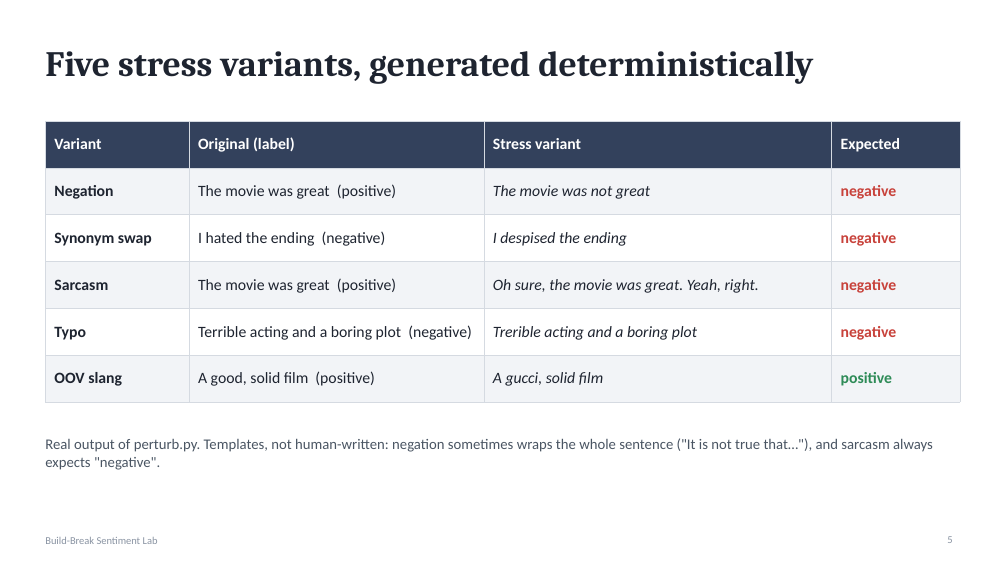
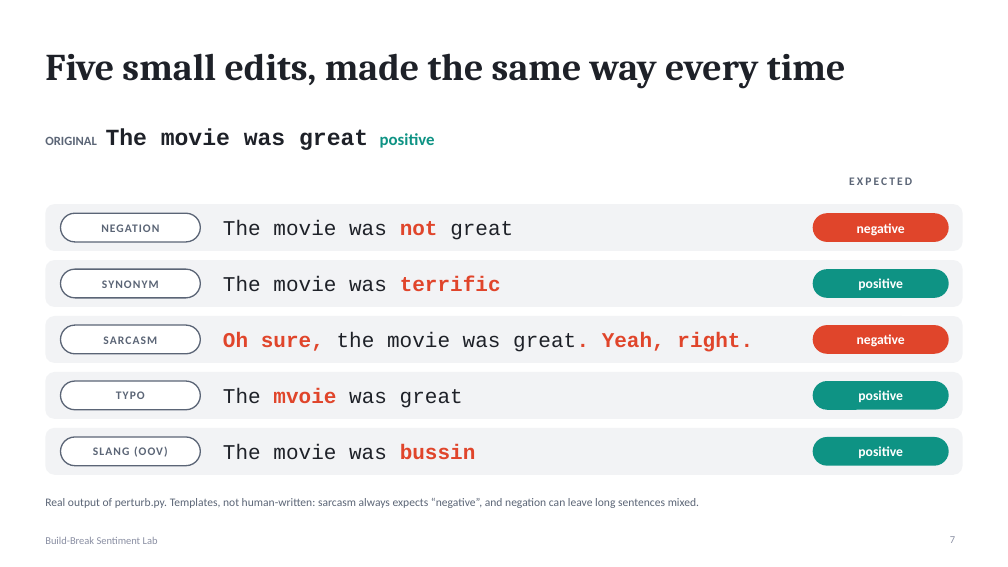
Before and after one commit to Vaiditya2207/build-break-sentiment-lab, a slide deck: slide 7 of docs/slides.pptx (slide 5 before the commit). Drawn at 1008x567 pixels with LibreOffice and Linux fonts; fonts in the diff are those of the drawing. Boxes give left, top, right and bottom in pixels: in the first picture for what was removed or moved away, otherwise in the second. Text is boxed around its words. In the diff, an @@ line names an element or a change of style, - is before the commit and + after.

```diff
--- a/docs/slides.pptx
+++ b/docs/slides.pptx
@@ title removed at box(45, 51, 813, 84) @@
-Five stress variants, generated deterministically
@@ title added at box(45, 53, 846, 89), 36 pt, text #1E2128, bold @@
+Five small edits, made the same way every time
@@ table removed at box(45, 121, 960, 390), 6 rows, 4 columns @@
-Variant | Original (label) | Stress variant | Expected
-Negation | The movie was great (positive) | The movie was not great | negative
-Synonym swap | I hated the ending (negative) | I despised the ending | negative
-Sarcasm | The movie was great (positive) | Oh sure, the movie was great. Yeah, right. | negative
-Typo | Terrible acting and a boring plot (negative) | Trerible acting and a boring plot | negative
-OOV slang | A good, solid film (positive) | A gucci, solid film | positive
@@ text added at box(45, 128, 435, 150), 22 pt, text #1E2128, bold @@
+ORIGINAL The movie was great positive
@@ text added at box(849, 177, 912, 185), 11 pt, text #5B6576, bold @@
+EXPECTED
@@ rounded rectangle added at box(45, 204, 963, 251), fill #F2F3F5 @@
@@ rounded rectangle added at box(60, 213, 200, 242), fill #FFFFFF, outline #5B6576 1.25 pt, 11 pt, text #5B6576, bold @@
+NEGATION
@@ text added at box(223, 220, 513, 240), 20 pt, text #1E2128 @@
+The movie was not great
@@ rounded rectangle added at box(813, 213, 949, 242), fill #E0452B, 13 pt, text #FFFFFF, bold @@
+negative
@@ rounded rectangle added at box(45, 260, 963, 307), fill #F2F3F5 @@
@@ rounded rectangle added at box(60, 269, 200, 298), fill #FFFFFF, outline #5B6576 1.25 pt, 11 pt, text #5B6576, bold @@
+SYNONYM
@@ rounded rectangle added at box(813, 269, 949, 298), fill #0E9384, 13 pt, text #FFFFFF, bold @@
+positive
@@ text added at box(223, 276, 501, 291), 20 pt, text #1E2128 @@
+The movie was terrific
@@ rounded rectangle added at box(45, 316, 963, 363), fill #F2F3F5 @@
@@ rounded rectangle added at box(60, 325, 200, 354), fill #FFFFFF, outline #5B6576 1.25 pt, 11 pt, text #5B6576, bold @@
+SARCASM
@@ rounded rectangle added at box(813, 325, 949, 354), fill #E0452B, 13 pt, text #FFFFFF, bold @@
+negative
@@ text added at box(223, 332, 753, 352), 20 pt, text #E0452B, bold @@
+Oh sure, the movie was great. Yeah, right.
@@ rounded rectangle added at box(45, 372, 963, 419), fill #F2F3F5 @@
@@ rounded rectangle added at box(60, 381, 200, 410), fill #FFFFFF, outline #5B6576 1.25 pt, 11 pt, text #5B6576, bold @@
+TYPO
@@ text added at box(223, 388, 463, 408), 20 pt, text #1E2128 @@
+The mvoie was great
@@ rounded rectangle added at box(813, 381, 949, 410), fill #0E9384, 13 pt, text #FFFFFF, bold @@
+positive
@@ rounded rectangle added at box(45, 428, 963, 475), fill #F2F3F5 @@
@@ rounded rectangle added at box(60, 437, 200, 466), fill #FFFFFF, outline #5B6576 1.25 pt, 11 pt, text #5B6576, bold @@
+SLANG (OOV)
@@ text added at box(223, 444, 476, 459), 20 pt, text #1E2128 @@
+The movie was bussin
@@ rounded rectangle added at box(813, 437, 949, 466), fill #0E9384, 13 pt, text #FFFFFF, bold @@
+positive
@@ text at box(45, 498, 699, 508): text changed; size 14 to 11 pt; text colour #4A5563 to #5B6576 @@
-Real output of perturb.py. Templates, not human-written: negation sometimes wraps the whole sentence ("It is not true that…"), and sarcasm always expects "negative".
+Real output of perturb.py. Templates, not human-written: sarcasm always expects “negative”, and negation can leave long sentences mixed.
@@ page number removed at box(947, 536, 952, 543) @@
-5
@@ page number added at box(950, 536, 955, 543), 10 pt, text #8A8FA3 @@
+7
```
Also in this commit, not shown: 6 other slides changed, 10 slides added, 6 slides removed.
